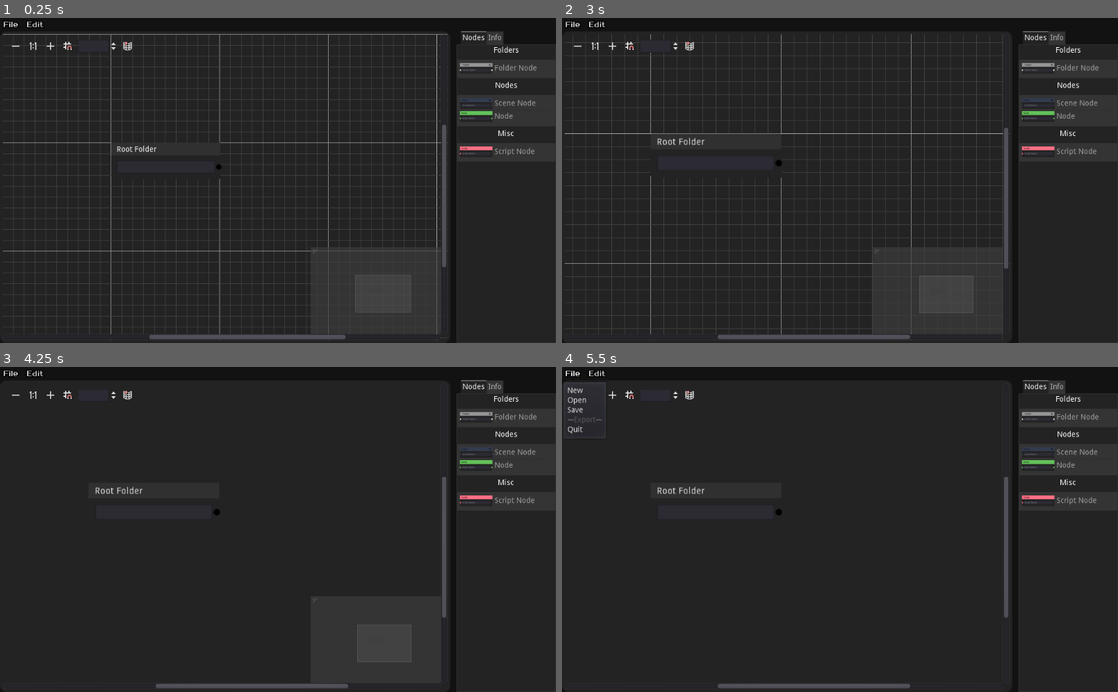
Above: before the commit, frames 1-4 (two rows, left to right).
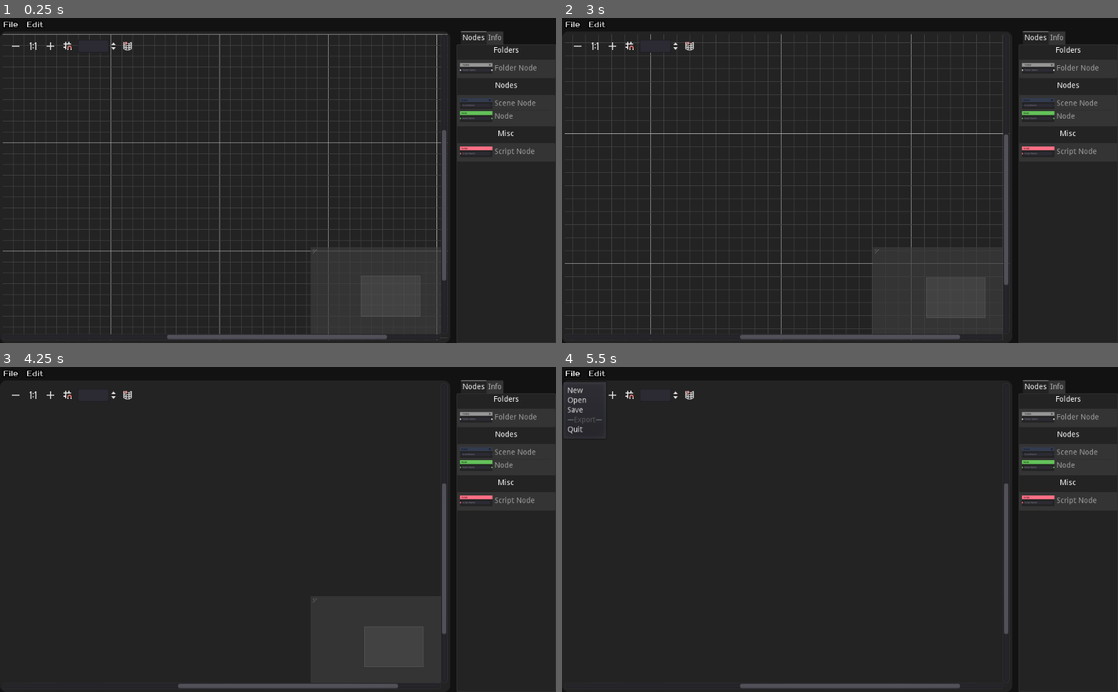
Above: after the commit, the same moments.

Repository: Mercadud/Godot-Project-Planner-Exporter
Game: Godot game, scene res://Scenes/Pages/Main Page.tscn
Same seed, same stepped clock (60 frames per second), same inputs: the game is played once before the commit and once after it.
Inputs (mouse positions are in pixels of both pictures, inside the frame that each line leads up to):
- Up to frame 1 (0.25 s): no input
- Up to frame 2 (3 s): click "File" at 0.5 s; click "Edit" at 1.25 s; click (578, 47) at 2 s; click (612, 47) at 2.75 s
- Up to frame 3 (4.25 s): click (66, 396) at 3.5 s
- Up to frame 4 (5.5 s): click (689, 396) at 4.25 s; click "File" at 5 s

The runs differ from the first frame. In frame 1, 0.4% of the frame differs, in the area x 20-81%, y 32-99%; in frame 2, 0.5%, in the area x 15-81%, y 33-99%; in frame 3, 0.4%; in frame 4, 0.4%.

Commit message:
this breaks the load thing but it saves my stuff for now

Diff:
--- a/Scenes/Pages/Main Page.tscn
+++ b/Scenes/Pages/Main Page.tscn
@@ -1,8 +1,7 @@
-[gd_scene load_steps=24 format=2]
+[gd_scene load_steps=23 format=2]
 
 [ext_resource path="res://Fonts/Prosto_One/TitleBar.tres" type="DynamicFont" id=1]
 [ext_resource path="res://Script/Tree/editor/Editor.gd" type="Script" id=2]
-[ext_resource path="res://Scenes/nodesInherited/RootFolder.tscn" type="PackedScene" id=3]
 [ext_resource path="res://Script/Tree/editor/Info.gd" type="Script" id=4]
 [ext_resource path="res://Assets/Nodes/Folder.png" type="Texture" id=5]
 [ext_resource path="res://Script/Tree/editor/GraphEdit.gd" type="Script" id=6]
@@ -158,13 +157,6 @@
 right_disconnects = true
 scroll_offset = Vector2( -200, -200 )
 script = ExtResource( 6 )
-
-[node name="RootFolder" parent="Mount/MainWindow/Editor/Graph/GraphEdit" instance=ExtResource( 3 )]
-margin_left = 200.0
-margin_top = 200.0
-margin_right = 401.0
-margin_bottom = 267.0
-mouse_filter = 1
 
 [node name="Select" type="TabContainer" parent="Mount/MainWindow/Editor"]
 margin_left = 822.0
--- a/Scenes/nodesInherited/BaseNode.tscn
+++ b/Scenes/nodesInherited/BaseNode.tscn
@@ -1,6 +1,8 @@
 [gd_scene format=2]
 
-[node name="BaseNode" type="GraphNode"]
+[node name="BaseNode" type="GraphNode" groups=[
+"update",
+]]
 margin_right = 201.0
 margin_bottom = 67.0
 show_close = true
--- a/Scenes/nodesInherited/Folder.tscn
+++ b/Scenes/nodesInherited/Folder.tscn
@@ -9,6 +9,7 @@
 custom_styles/frame = ExtResource( 2 )
 custom_styles/selectedframe = ExtResource( 3 )
 title = "Folder"
+selected = true
 slot/0/left_enabled = true
 slot/0/left_color = Color( 0.588235, 0.588235, 0.588235, 1 )
 slot/0/right_enabled = true
@@ -20,4 +21,6 @@
 margin_top = 33.0
 margin_right = 191.0
 margin_bottom = 57.0
+[connection signal="dragged" from="." to="." method="_on_Folder_dragged"]
+[connection signal="focus_entered" from="LineEdit" to="." method="_on_LineEdit_focus_entered"]
 [connection signal="text_changed" from="LineEdit" to="." method="_on_LineEdit_text_changed"]
--- a/Scenes/nodesInherited/Node.tscn
+++ b/Scenes/nodesInherited/Node.tscn
@@ -22,4 +22,6 @@
 margin_top = 33.0
 margin_right = 191.0
 margin_bottom = 57.0
+[connection signal="dragged" from="." to="." method="_on_Node_dragged"]
+[connection signal="focus_entered" from="LineEdit" to="." method="_on_LineEdit_focus_entered"]
 [connection signal="text_changed" from="LineEdit" to="." method="_on_LineEdit_text_changed"]
--- a/Scenes/nodesInherited/RootFolder.tscn
+++ b/Scenes/nodesInherited/RootFolder.tscn
@@ -20,4 +20,6 @@
 margin_top = 33.0
 margin_right = 191.0
 margin_bottom = 57.0
+[connection signal="dragged" from="." to="." method="_on_RootFolder_dragged"]
+[connection signal="focus_entered" from="LineEdit" to="." method="_on_LineEdit_focus_entered"]
 [connection signal="text_changed" from="LineEdit" to="." method="_on_LineEdit_text_changed"]
--- a/Scenes/nodesInherited/Scene.tscn
+++ b/Scenes/nodesInherited/Scene.tscn
@@ -22,4 +22,6 @@
 margin_top = 33.0
 margin_right = 191.0
 margin_bottom = 57.0
+[connection signal="dragged" from="." to="." method="_on_Scene_dragged"]
+[connection signal="focus_entered" from="LineEdit" to="." method="_on_LineEdit_focus_entered"]
 [connection signal="text_changed" from="LineEdit" to="." method="_on_LineEdit_text_changed"]
--- a/Script/Saver.gd
+++ b/Script/Saver.gd
@@ -12,13 +12,13 @@
 func save():
 	var file = File.new()
 	file.open(SaveFileLocation, File.WRITE)
-	file.store_var(connectionList)
+	file.store_var(nodeList)
 	file.close()
 
 func loadProject():
 	var file = File.new()
 	file.open(SaveFileLocation, File.READ)
-	connectionList = file.get_var()
+	nodeList = file.get_var()
 	file.close()
 	loadedNewProject = true
 
@@ -28,9 +28,13 @@
 	###I have no clue what happens now...
 
 func getRandomNum():
-	for i in nodeList.size():
+	if nodeList.size() != 0:
+		for i in nodeList.size():
+			var num = randi()
+			if nodeList[i]["id"] == num:
+				continue
+			else:
+				return num
+	else:
 		var num = randi()
-		if nodeList[i].values()[0] == num:
-			continue
-		else:
-			return num
+		return num
--- a/Script/Tree/Nodes/BaseNode.gd
+++ b/Script/Tree/Nodes/BaseNode.gd
@@ -2,7 +2,7 @@
 
 var info = {
 	"id":0,
-	"nodeName":self.name,
+	"nodeName":null,
 	"parentNode":null,
 	"isCreated":false,
 	"location":Vector2(),
@@ -23,11 +23,13 @@
 			exist = true
 			location = i
 			break
-	if (!exist):
+	if !exist:
+		info["id"] = data.getRandomNum()
 		data.nodeList.push_back(info)
 	if exist:
 		data.nodeList[location]["location"] = info["location"]
 		updateSpecialInfo(location)
+	print(data.nodeList)
 
 
 func updateSpecialInfo(_loc):
--- a/Script/Tree/Nodes/Folder.gd
+++ b/Script/Tree/Nodes/Folder.gd
@@ -2,14 +2,20 @@
 
 onready var folderInfo = get_node(infoPage + "/Folder")
 
+func _ready():
+	info["nodeName"] = self.name
 
 func updateSpecialInfo(_loc):
 	pass
 
-func updateInfoPage():
-	folderInfo.updateInfoPage()
-
 func _on_LineEdit_text_changed(new_text):
 	info["name"] = new_text
-	updateInfoPage()
+	folderInfo.updateInfoPage()
 	updateInfo()
+
+func _on_LineEdit_focus_entered():
+	selected = true
+
+func _on_Folder_dragged(_from, to):
+	info["location"] = to
+	updateInfo()
--- a/Script/Tree/Nodes/Node.gd
+++ b/Script/Tree/Nodes/Node.gd
@@ -4,6 +4,7 @@
 
 func _ready():
 	info["nodeType"] = ""
+	info["nodeName"] = self.name
 
 func updateSpecialInfo(loc):
 	data.nodeList[loc]["nodeType"] = info["nodeType"]
@@ -15,3 +16,11 @@
 
 func updateNode():
 	$LineEdit.text = info["name"]
+	update()
+
+func _on_LineEdit_focus_entered():
+	selected = true
+
+func _on_Node_dragged(_from, to):
+	info["location"] = to
+	updateInfo()
--- a/Script/Tree/Nodes/RootFolder.gd
+++ b/Script/Tree/Nodes/RootFolder.gd
@@ -3,7 +3,7 @@
 onready var folderInfo = get_node(infoPage + "/Folder")
 
 func _ready():
-	pass
+	info["nodeName"] = self.name
 
 func updateSpecialInfo(_loc):
 	pass
@@ -12,3 +12,10 @@
 	info["name"] = new_text
 	folderInfo.updateInfoPage()
 	updateInfo()
+
+func _on_LineEdit_focus_entered():
+	selected = true
+
+func _on_RootFolder_dragged(_from, to):
+	info["location"] = to
+	updateInfo()
--- a/Script/Tree/Nodes/Scene.gd
+++ b/Script/Tree/Nodes/Scene.gd
@@ -5,6 +5,8 @@
 func _ready():
 	info["sceneType"] = ""
 	info["scriptAttached"] = null
+	info["nodeName"] = self.name
+	updateInfo()
 
 func updateSpecialInfo(loc):
 	data.nodeList[loc]["sceneType"] = info["sceneType"]
@@ -14,3 +16,9 @@
 	info["name"] = new_text
 	sceneInfo.updateInfoPage()
 	updateInfo()
+
+func _on_LineEdit_focus_entered():
+	selected = true
+
+func _on_Scene_dragged(_from, to):
+	info["location"] = to
--- a/Script/Tree/Nodes/Script.gd
+++ b/Script/Tree/Nodes/Script.gd
@@ -4,6 +4,7 @@
 
 func _ready():
 	info["functions"] = []
+	info["nodeName"] = self.name
 
 func updateSpecialInfo(loc):
 	data.nodeList[loc]["functions"] = info["functions"]
--- a/Script/Tree/editor/GraphEdit.gd
+++ b/Script/Tree/editor/GraphEdit.gd
@@ -16,7 +16,7 @@
 	var inst = node.instance()
 	inst.offset += spawnLoc + (nodeCount * Vector2(20,20))
 	add_child(inst)
-	print(get_children())
+	inst.updateInfo()
 	nodeCount += 1
 
 func _on_GraphEdit_delete_nodes_request():
@@ -44,33 +44,87 @@
 func checkConnected(to):
 	var isTrue = true
 	for i in data.connectionList.size():
-		if data.connectionList[i].values()[2] == to:
+		if data.connectionList[i]["to"] == to:
 			isTrue = false
 	return isTrue
 
 func updateConnectionList():
 	data.connectionList = get_connection_list()
 	for i in data.connectionList.size():
-		get_node(data.connectionList[i].values()[2]).info.parentNode = data.connectionList[i].values()[0]
+		get_node(data.connectionList[i]["to"]).info["parentNode"] = data.connectionList[i]["from"]
+		get_node(data.connectionList[i]["to"]).updateInfo()
 
 func loadConnections():
-	if (data.loadedNewProject == true):
-		for i in data.connectionList.size():
-			if "Folder" in data.connectionList[i]["nodeName"]:
-				spawnNode("Folder")
-			elif "Scene" in data.connectionList[i]["nodeName"]:
-				spawnNode("Scene")
-			elif "Node" in data.connectionList[i]["nodeName"]:
-				spawnNode("Node")
-			elif "Script" in data.connectionList[i]["nodeName"]:
-				spawnNode("Script")
-		for i in data.connectionList.size():
-			if connect_node(data.connectionList[i]["from"],
-			 data.connectionList[i]["from_slot"],
-			 data.connectionList[i]["to"],
-			 data.connectionList[i]["to_slot"]) == OK:
-				print(data.connectionList[i])
-		data.loadedNewProject = false
+	if data.loadedNewProject == true:
+		###create all the nodes###
+		for i in data.nodeList.size():
+			if "RootFolder" in data.nodeList[i]["nodeName"]:
+				var node = load("res://Scenes/nodesInherited/RootFolder.tscn")
+				var inst = node.instance()
+				add_child(inst)
+				inst.info["id"] = data.nodeList[i]["id"]
+				inst.info["nodeName"] = "RootFolder"
+				inst.info["isCreated"] = false
+				inst.info["location"] = data.nodeList[i]["location"]
+				inst.info["name"] = data.nodeList[i]["name"]
+				inst.info["parentNode"] = data.nodeList[i]["parentNode"]
+				nodeCount += 1
+			elif "Folder" in data.nodeList[i]["nodeName"]:
+				var node = load("res://Scenes/nodesInherited/Folder.tscn")
+				var inst = node.instance()
+				add_child(inst)
+				inst.info["id"] = data.nodeList[i]["id"]
+				inst.info["nodeName"] = "Folder"
+				inst.info["isCreated"] = false
+				inst.info["location"] = data.nodeList[i]["location"]
+				inst.info["name"] = data.nodeList[i]["name"]
+				inst.info["parentNode"] = data.nodeList[i]["parentNode"]
+				nodeCount += 1
+			elif "Scene" in data.nodeList[i]["nodeName"]:
+				var node = load("res://Scenes/nodesInherited/Scene.tscn")
+				var inst = node.instance()
+				add_child(inst)
+				inst.info["id"] = data.nodeList[i]["id"]
+				inst.info["nodeName"] = "Scene"
+				inst.info["isCreated"] = false
+				inst.info["location"] = data.nodeList[i]["location"]
+				inst.info["name"] = data.nodeList[i]["name"]
+				inst.info["parentNode"] = data.nodeList[i]["parentNode"]
+				inst.info["sceneType"] = data.nodeList[i]["sceneType"]
+				inst.info["scriptAttached"] = data.nodeList[i]["scriptAttached"]
+				nodeCount += 1
+			elif "Node" in data.nodeList[i]["nodeName"]:
+				var node = load("res://Scenes/nodesInherited/Node.tscn")
+				var inst = node.instance()
+				add_child(inst)
+				inst.info["id"] = data.nodeList[i]["id"]
+				inst.info["nodeName"] = "Node"
+				inst.info["isCreated"] = false
+				inst.info["location"] = data.nodeList[i]["location"]
+				inst.info["name"] = data.nodeList[i]["name"]
+				inst.info["parentNode"] = data.nodeList[i]["parentNode"]
+				inst.info["nodeType"] = data.nodeList[i]["nodeType"]
+				nodeCount += 1
+			elif "Script" in data.nodeList[i]["nodeName"]:
+				var node = load("res://Scenes/nodesInherited/Script.tscn")
+				var inst = node.instance()
+				add_child(inst)
+				inst.info["id"] = data.nodeList[i]["id"]
+				inst.info["nodeName"] = "Script"
+				inst.info["isCreated"] = false
+				inst.info["location"] = data.nodeList[i]["location"]
+				inst.info["name"] = data.nodeList[i]["name"]
+				inst.info["parentNode"] = data.nodeList[i]["parentNode"]
+				inst.info["functions"] = data.nodeList[i]["functions"]
+				nodeCount += 1
+		###move all nodes to location and connect to parents
+		print(str(get_children()) + "REEEEEEEEEEEEEEEEEEEEE" + str(get_child_count()))
+		for i in get_child_count():
+			if i > 2:
+				var node = get_children()
+				node[i].offset = node[i].info["location"]
+				if node[i].info["parentNode"] != null: pass
+#					connect_node(node.info["parentNode"], 0, node.name, 0)
 
 func _on_GraphEdit_disconnection_request(from, from_slot, to, to_slot):
 	disconnect_node(from, from_slot, to, to_slot)
